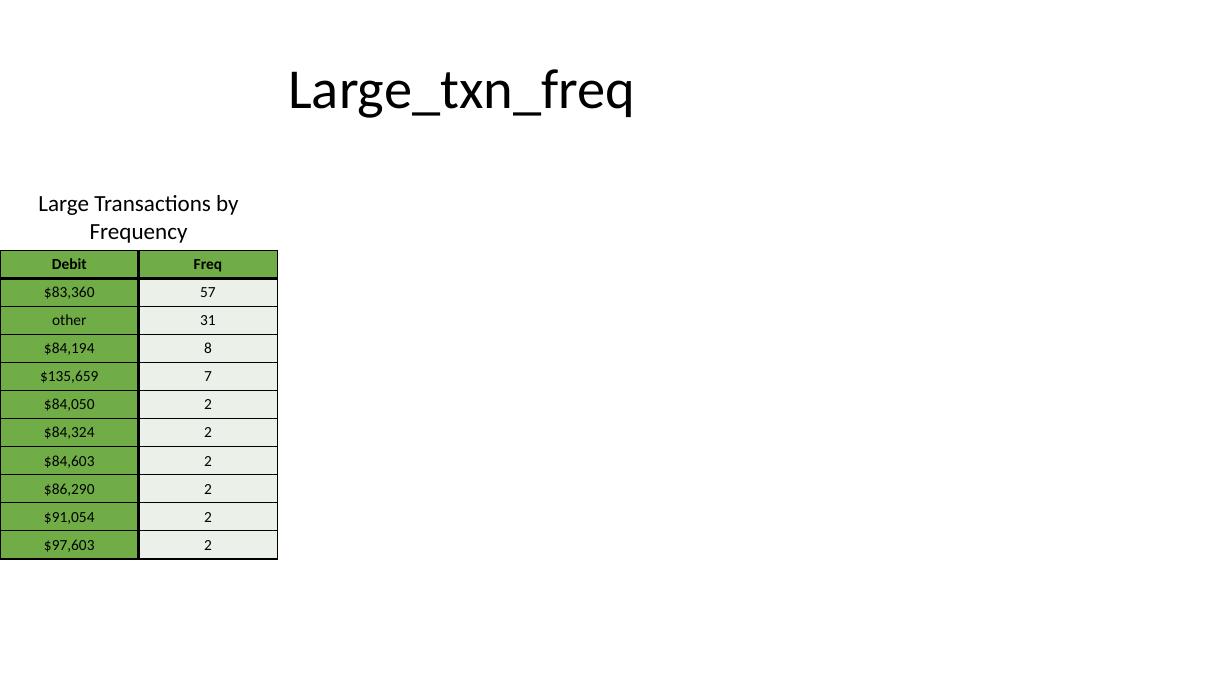
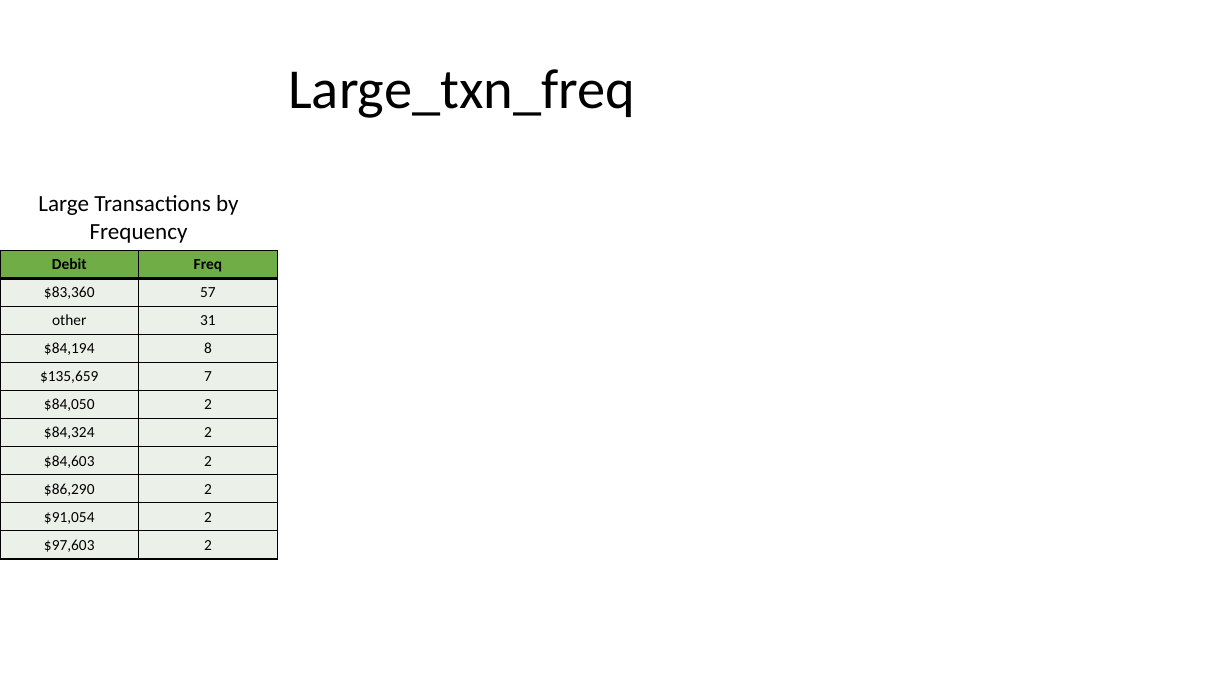
Before and after one commit to lelandjmurrin/Acquisition_Due_Dilligence_Capstone_Project, a slide deck: slide 1 of data/presentation_tables.pptm. Drawn at 1232x693 pixels with LibreOffice and Linux fonts; fonts in the diff are those of the drawing. Boxes give left, top, right and bottom in pixels: in the first picture for what was removed or moved away, otherwise in the second. Text is boxed around its words. In the diff, an @@ line names an element or a change of style, - is before the commit and + after.

```diff
--- a/data/presentation_tables.pptm
+++ b/data/presentation_tables.pptm
@@ table at <box>0,185,277,556</box> @@
@@ fill #70AD47 to #EBF1E9 in 10 cells @@
@@ borders changed @@
```
Also in this commit, not shown: 11 other slides changed, 3 other files.
